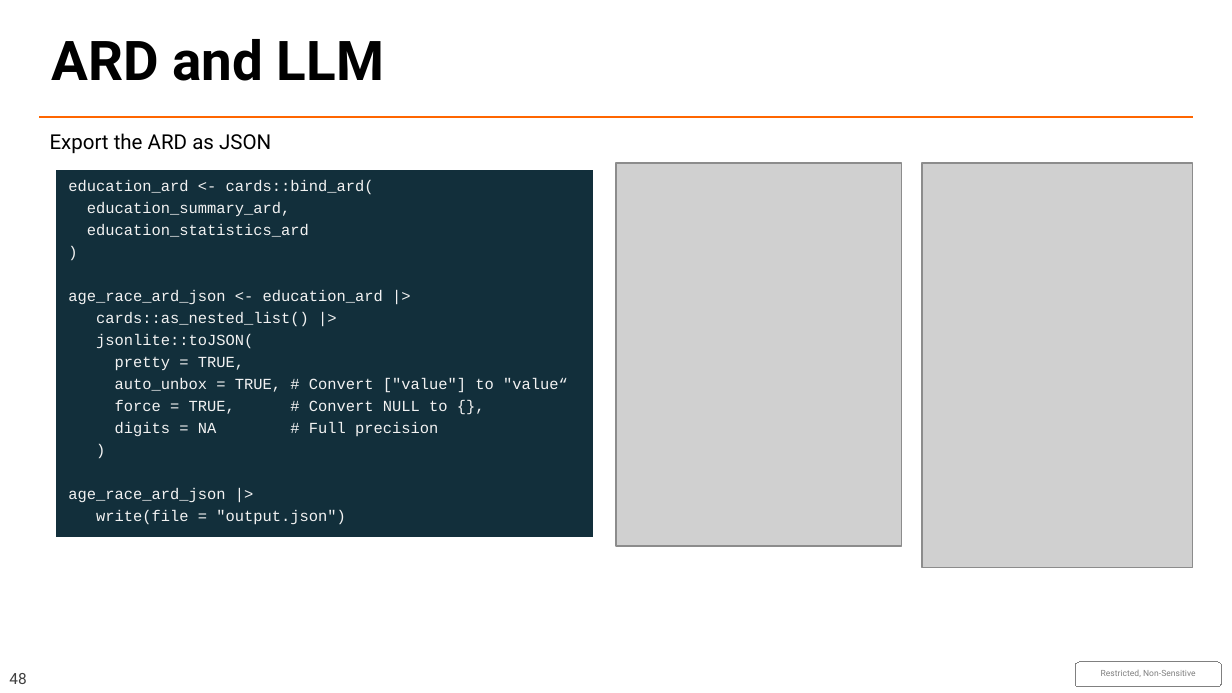
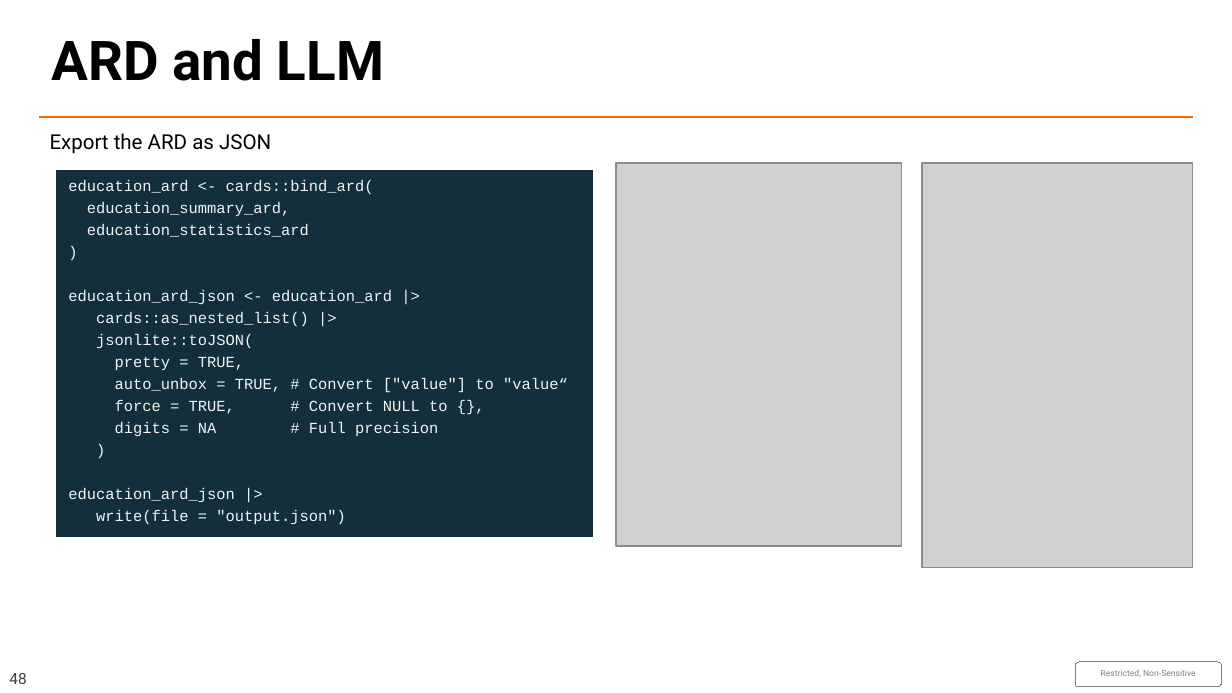
Before and after one commit to JauntyJJS/hat_2026, a slide deck: slide 48 of HAT_Day_2026_with_SH_theme.pptx. Drawn at 1232x693 pixels with LibreOffice and Linux fonts; fonts in the diff are those of the drawing; grey boxes stand for pictures; background and template pictures are left out. Boxes give left, top, right and bottom in pixels: in the first picture for what was removed or moved away, otherwise in the second. Text is boxed around its words. In the diff, an @@ line names an element or a change of style, - is before the commit and + after.

```diff
--- a/HAT_Day_2026_with_SH_theme.pptx
+++ b/HAT_Day_2026_with_SH_theme.pptx
@@ text in freeform shape at (68, 290, 392, 304): text changed @@
-age_race_ard_json <- education_ard |>
+education_ard_json <- education_ard |>
@@ text in freeform shape at (68, 488, 234, 502): text changed @@
-age_race_ard_json |>
+education_ard_json |>
```
Also in this commit, not shown: 7 other slides changed, 10 other files.
